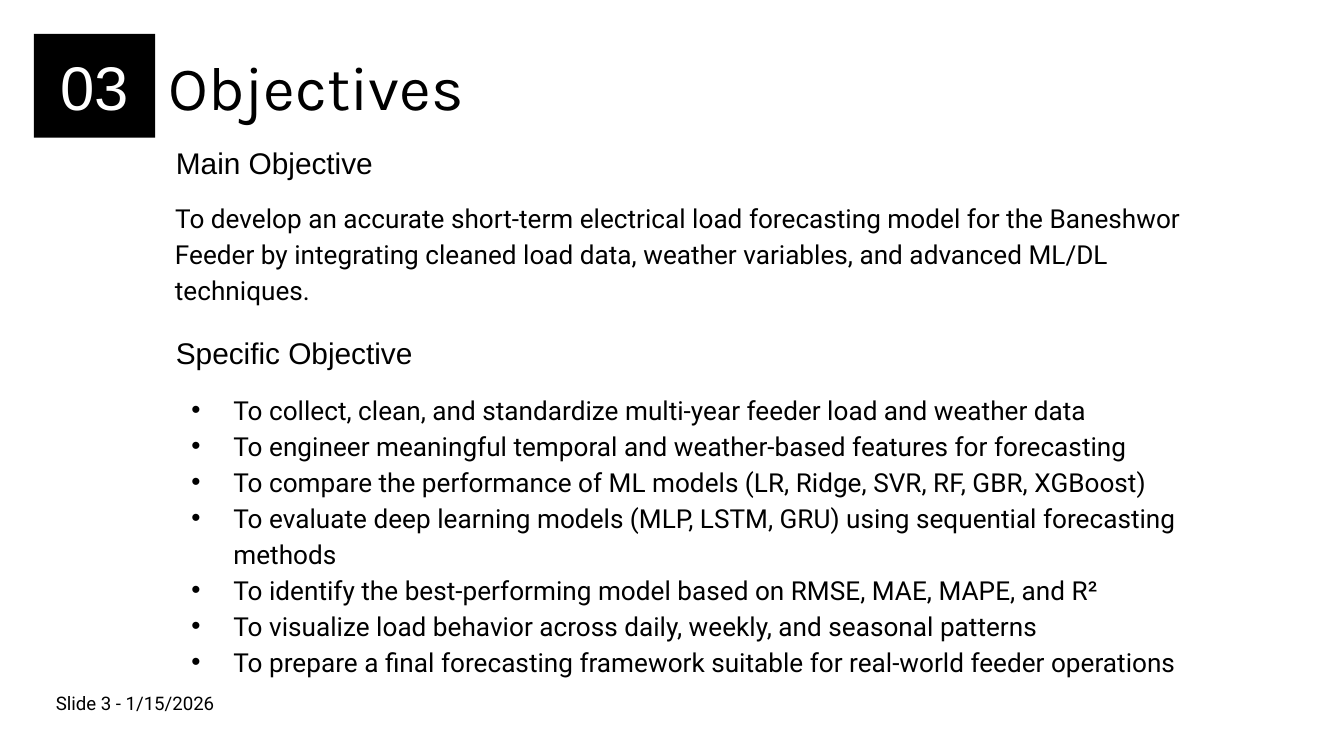
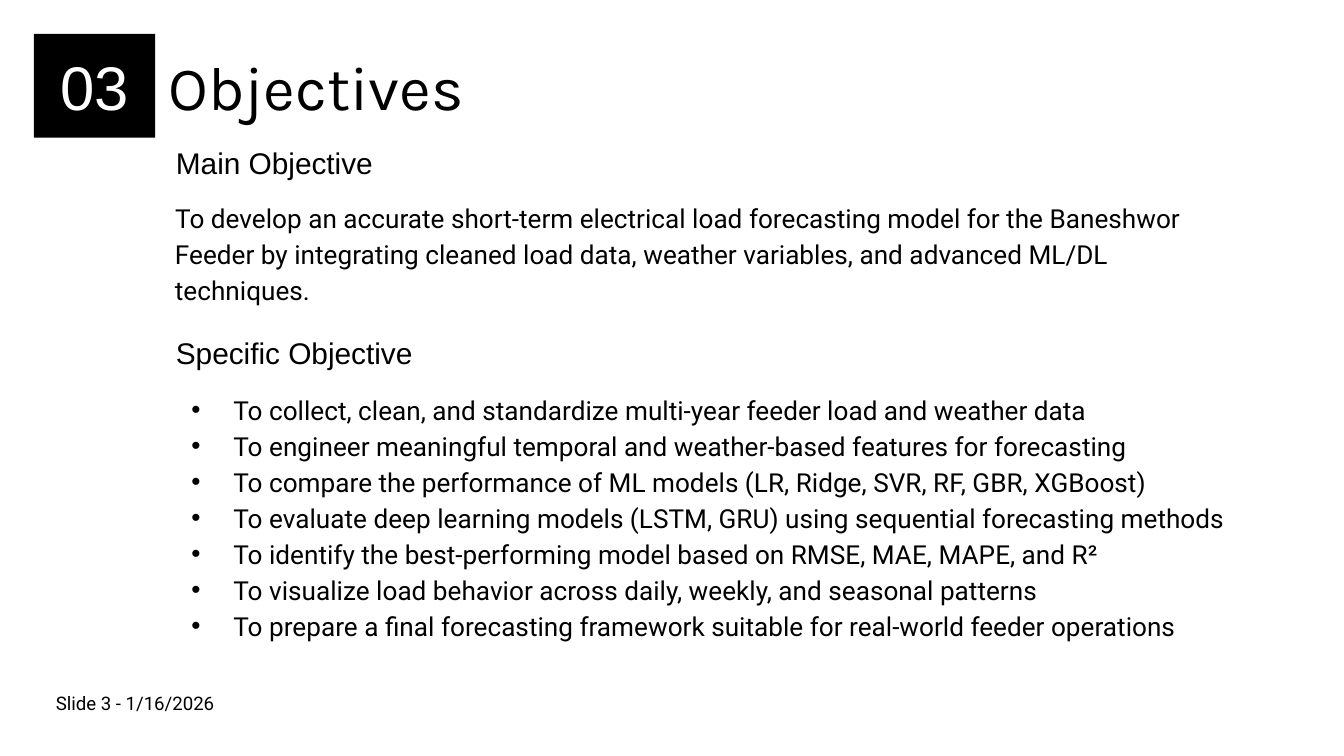
Before and after one commit to bikash0351/feeder, a slide deck: slide 6 of documentation/MW Load Presenation Final.pptx. Drawn at 1344x756 pixels with LibreOffice and Linux fonts; fonts in the diff are those of the drawing. Boxes give left, top, right and bottom in pixels: in the first picture for what was removed or moved away, otherwise in the second. Text is boxed around its words. In the diff, an @@ line names an element or a change of style, - is before the commit and + after.

```diff
--- a/documentation/MW Load Presenation Final.pptx
+++ b/documentation/MW Load Presenation Final.pptx
@@ text at bbox=[233, 507, 1224, 534]: text changed @@
-• To evaluate deep learning models (MLP, LSTM, GRU) using sequential forecasting methods
+• To evaluate deep learning models (LSTM, GRU) using sequential forecasting methods
@@ text at bbox=[56, 696, 214, 711]: text changed @@
-Slide 3 - 1/15/2026
+Slide 3 - 1/16/2026
```
Also in this commit, not shown: 19 other slides changed, 4 slides added, 25 other files.
